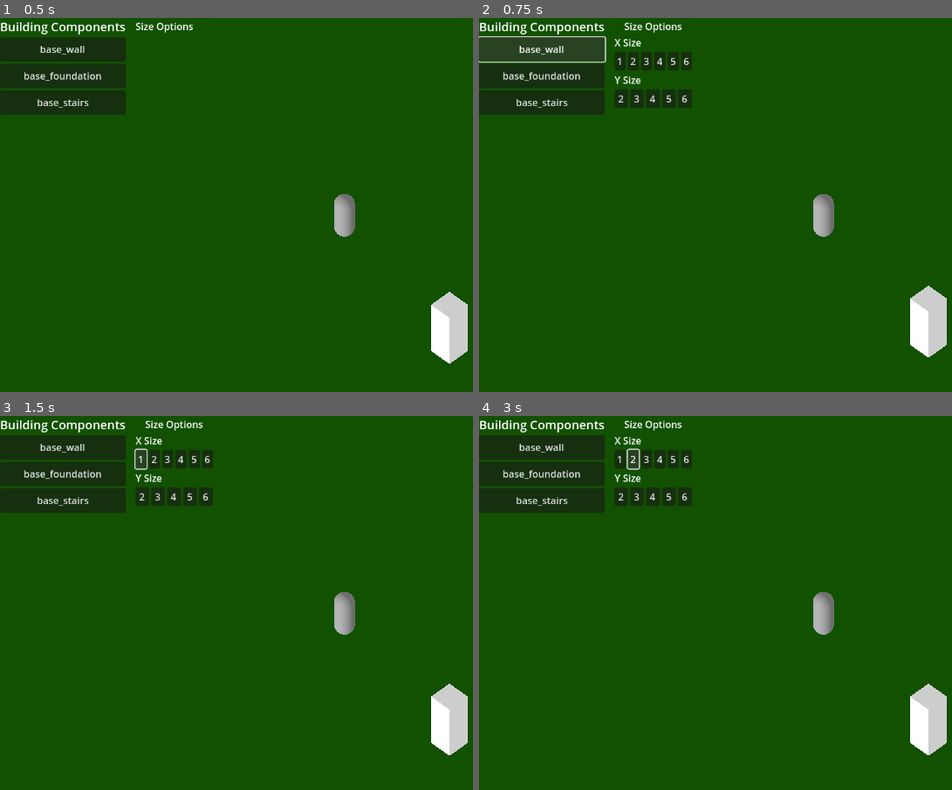
Above: before the commit, frames 1-4 (two rows, left to right).
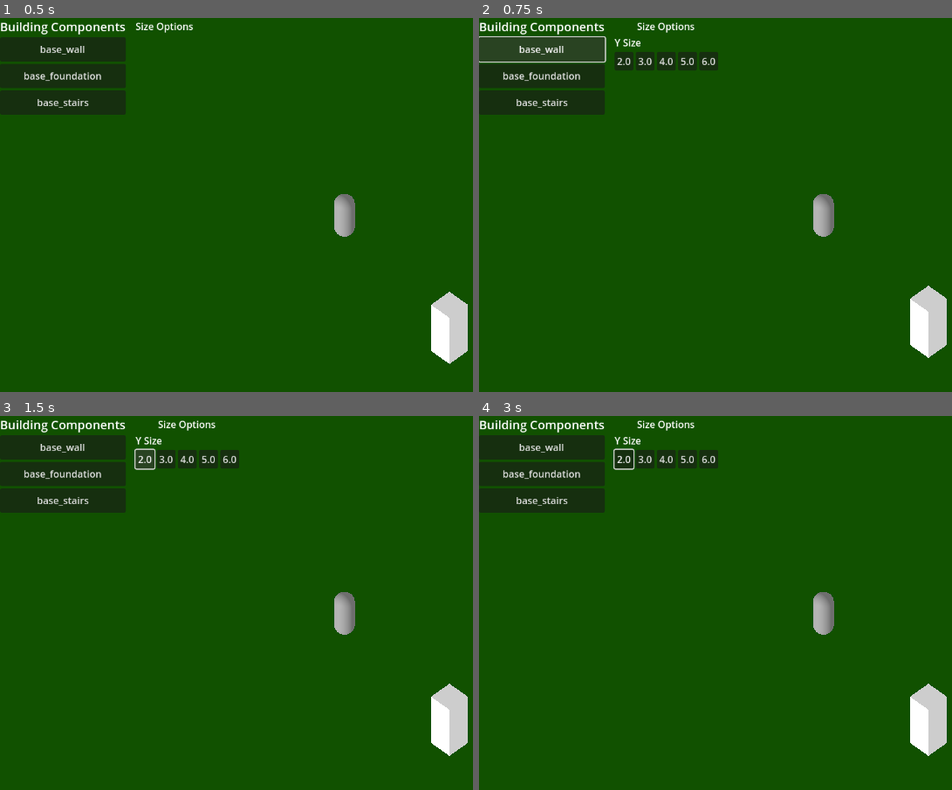
Above: after the commit, the same moments.

Repository: tarabaramaksym/godot-isometric-builder
Game: Godot game, scene res://main.tscn
Two runs of this game, one before a commit and one after it. Both use one fixed random seed, a clock stepped at 60 frames per second and the inputs below.
Inputs (mouse positions are in pixels of both pictures, inside the frame that each line leads up to):
- Up to frame 1 (0.5 s): no input
- Up to frame 2 (0.75 s): click "base_wall" at 0.5 s
- Up to frame 3 (1.5 s): click (141, 460) at 1.25 s, where only the run before the commit has a clickable "1"
- Up to frame 4 (3 s): click (625, 460) at 2 s, where only the run after the commit has a clickable "2.0"; click (635, 460) at 2.75 s, where only the run before the commit has a clickable "2"

Frame 1 is identical in both runs. In frame 2, 1.5% of the frame differs, in the area x 28-99%, y 1-91%; in frame 3, 1.6%; in frame 4, 1.6%.

Commit message:
0.0.2 - Changing placement to drag mode

Diff:
--- a/assets/json/building/house-components.json
+++ b/assets/json/building/house-components.json
@@ -4,12 +4,9 @@
     "mesh_type": "simple",
     "mesh": "BoxMesh3D",
     "base_mesh_size": [1, 4, 1],
+    "sizing_type": "directional",
     "size_options": [
       {
-        "x": {
-          "min": 1,
-          "max": 6
-        },
         "y": {
           "min": 2,
           "max": 6
@@ -23,19 +20,12 @@
     "mesh_type": "simple",
     "mesh": "BoxMesh3D",
     "base_mesh_size": [1, 0.5, 1],
+    "sizing_type": "area",
     "size_options": [
       {
-        "x": {
-          "min": 1,
-          "max": 4
-        },
         "y": {
           "min": 0.5,
           "max": 2
-        },
-        "z": {
-          "min": 1,
-          "max": 4
         }
       }
     ],
@@ -44,6 +34,7 @@
   "base_stairs": {
     "name": "base_stairs",
     "mesh_type": "array",
+    "sizing_type": "directional",
     "mesh": [
       {
         "mesh_type": "simple",
--- a/component/building/building_builder.gd
+++ b/component/building/building_builder.gd
@@ -191,7 +191,7 @@
 	parent_node.add_child(root)
 	return root
 
-func create_simple_mesh(root_node: Node3D, component_data: Dictionary, is_preview = false):
+func create_simple_mesh(root_node: Node3D, component_data: Dictionary, is_preview = false, is_drag_preview = false):
 	# Create the specified mesh type
 	var meshChild
 	if component_data.mesh == "BoxMesh3D":
@@ -237,8 +237,9 @@
 
 	mesh_instance.material_override = material
 
-	# If no y-centered mesh, add an offset
-	if not "position" in component_data:
+	# If no y-centered mesh, add an offset ONLY for non-drag previews
+	# For drag previews, this will be handled by the main script
+	if not "position" in component_data and not is_drag_preview:
 		# Half height offset to place bottom face at y=0
 		root_node.transform.origin.y = (meshChild.size.y / 2) - 0.5
 
@@ -339,3 +340,27 @@
 	if preview_instance:
 		preview_instance.rotation_degrees.y = current_rotation
 	print("Rotated to: ", current_rotation, " degrees")
+
+# Create a preview instance without adding it to the scene, but without position adjustments
+func create_preview_instance() -> Node3D:
+	# If no valid component, exit
+	if GlobalBuilding.selected_component.is_empty() or not building_components.has(GlobalBuilding.selected_component):
+		return null
+
+	# Create new preview
+	var component_data = building_components[GlobalBuilding.selected_component]
+	var preview = StaticBody3D.new()
+	preview.name = "DragPreviewMesh"
+
+	# Apply current rotation
+	preview.rotation_degrees.y = current_rotation
+
+	# Create mesh based on component type, but DO NOT apply position offset in create_simple_mesh
+	# The offset will be applied by the caller
+	var is_drag_preview = true
+	if component_data.mesh_type == "simple":
+		create_simple_mesh(preview, component_data, true, is_drag_preview)
+	elif component_data.mesh_type == "array":
+		create_array_mesh(preview, component_data, true)
+
+	return preview
--- a/main.gd
+++ b/main.gd
@@ -6,6 +6,12 @@
 @onready var gridmap = $GridMap
 @onready var building_builder = $BuildingBuilder
 
+# Drag building state
+var is_dragging = false
+var drag_start_position = Vector3.ZERO
+var drag_current_position = Vector3.ZERO
+var drag_previews = []  # Array to store preview instances for dragging
+
 func _ready():
 	# If BuildingBuilder isn't already in the scene, create it
 	if not building_builder:
@@ -16,8 +22,8 @@
 	if highlight:
 		highlight.visible = false
 
-func add_mesh(bodyPosition: Vector3):
-	building_builder.add_mesh(bodyPosition, gridmap)
+func add_mesh(position: Vector3):
+	building_builder.add_mesh(position, gridmap)
 
 var debug_output ='';
 
@@ -33,9 +39,10 @@
 		print('rotate')
 
 	if GlobalBuilding.ui_interaction:
-		building_builder.clear_preview()
+		clear_all_previews()
 		return
 
+	# Get mouse ray
 	var mouse_pos = get_viewport().get_mouse_position()
 	var from = camera.project_ray_origin(mouse_pos)
 	var to = from + camera.project_ray_normal(mouse_pos) * 1000
@@ -47,39 +54,172 @@
 
 	var result = space_state.intersect_ray(physics)
 
-	if result and result.collider == plane:
+	# Handle dragging and placement
+	if result and (result.collider == plane or (result.collider is StaticBody3D and result.normal.dot(Vector3.UP) > 0.99)):
 		var world_pos = result.position
 		var cell = gridmap.local_to_map(world_pos)
 		var cell_world_pos = gridmap.map_to_local(cell)
 
-		if not GlobalBuilding.selected_component.is_empty():
+		# Get component sizing type
+		var sizing_type = get_component_sizing_type()
+
+		# Start dragging on left click (if component allows dragging)
+		if Input.is_action_just_pressed("ui_left_click") and not is_dragging and not GlobalBuilding.selected_component.is_empty():
+			if sizing_type != "single":
+				is_dragging = true
+				drag_start_position = cell_world_pos
+				drag_current_position = cell_world_pos
+				update_drag_previews()
+			else:
+				# For single placement, just place directly
+				add_mesh(cell_world_pos)
+
+		# Update drag position while dragging
+		if is_dragging:
+			drag_current_position = cell_world_pos
+			update_drag_previews()
+
+		# End dragging and place objects
+		if Input.is_action_just_released("ui_left_click") and is_dragging:
+			place_dragged_components()
+			is_dragging = false
+			clear_all_previews()
+
+		# Show regular preview when not dragging
+		if not is_dragging and not GlobalBuilding.selected_component.is_empty():
 			if not building_builder.has_preview():
 				building_builder.update_preview()
 			building_builder.update_preview_position(cell_world_pos)
-
-		if Input.is_action_just_pressed("ui_left_click"):
-			if not has_mesh_at_position(cell_world_pos):
-				add_mesh(cell_world_pos)
-
-	elif result and result.collider is StaticBody3D:
-		var normal = result.normal
-		# Only allow placement on top surfaces
-		if normal.dot(Vector3.UP) > 0.99:
-			var world_pos = result.position
-			var cell = gridmap.local_to_map(world_pos)
-			var cell_world_pos = gridmap.map_to_local(cell)
-
-			# Update preview position
-			if not GlobalBuilding.selected_component.is_empty():
-
-				if not building_builder.has_preview():
-					building_builder.update_preview()
-				building_builder.update_preview_position(cell_world_pos)
-
-			if Input.is_action_just_pressed("ui_left_click"):
-				#if not has_mesh_at_position(cell_world_pos):
-				add_mesh(cell_world_pos)
+	else:
+		# Clear preview when not pointing at valid surface
+		if not is_dragging:
+			building_builder.clear_preview()
+
+		# End drag if released outside valid area
+		if Input.is_action_just_released("ui_left_click") and is_dragging:
+			is_dragging = false
+			clear_all_previews()
+
+# Get the sizing type of the current component
+func get_component_sizing_type() -> String:
+	if GlobalBuilding.selected_component.is_empty():
+		return "single"
+
+	var component_data = building_builder.building_components.get(GlobalBuilding.selected_component)
+	if component_data:
+		return component_data.get("sizing_type", "single")
+
+	return "single"
+
+# Update preview meshes along the drag line
+func update_drag_previews():
+	# Clear existing previews
+	clear_all_previews()
+
+	# Calculate cells in the drag area
+	var cells = get_cells_in_drag()
+
+	# Create a preview for each cell
+	for cell_pos in cells:
+		create_drag_preview(cell_pos)
+
+# Get all grid cells between drag start and current position
+func get_cells_in_drag() -> Array:
+	var cells = []
+
+	# Get grid coordinates
+	var start_cell = gridmap.local_to_map(drag_start_position)
+	var end_cell = gridmap.local_to_map(drag_current_position)
+
+	# Get sizing type to determine behavior
+	var sizing_type = get_component_sizing_type()
+
+	if sizing_type == "directional":
+		# Directional: Allow stretching in only one direction (X or Z)
+		var diff_x = end_cell.x - start_cell.x
+		var diff_z = end_cell.z - start_cell.z
+
+		# Determine primary direction (largest difference)
+		if abs(diff_x) >= abs(diff_z):
+			# X-direction drag
+			var x_min = min(start_cell.x, end_cell.x)
+			var x_max = max(start_cell.x, end_cell.x)
+
+			for x in range(x_min, x_max + 1):
+				var cell_pos = gridmap.map_to_local(Vector3i(x, start_cell.y, start_cell.z))
+				cells.append(cell_pos)
 		else:
-			building_builder.clear_preview()
-	else:
-		building_builder.clear_preview()
+			# Z-direction drag
+			var z_min = min(start_cell.z, end_cell.z)
+			var z_max = max(start_cell.z, end_cell.z)
+
+			for z in range(z_min, z_max + 1):
+				var cell_pos = gridmap.map_to_local(Vector3i(start_cell.x, start_cell.y, z))
+				cells.append(cell_pos)
+
+	elif sizing_type == "area":
+		# Area: Allow stretching in both X and Z directions (2D rectangle)
+		var x_min = min(start_cell.x, end_cell.x)
+		var x_max = max(start_cell.x, end_cell.x)
+		var z_min = min(start_cell.z, end_cell.z)
+		var z_max = max(start_cell.z, end_cell.z)
+
+		for x in range(x_min, x_max + 1):
+			for z in range(z_min, z_max + 1):
+				var cell_pos = gridmap.map_to_local(Vector3i(x, start_cell.y, z))
+				cells.append(cell_pos)
+
+	else: # "single" or default
+		# Single: Only place at start position
+		cells.append(drag_start_position)
+
+	return cells
+
+# Create a single preview at the specified position
+func create_drag_preview(position: Vector3):
+	if GlobalBuilding.selected_component.is_empty():
+		return
+
+	# Get component data
+	var component_data = building_builder.building_components.get(GlobalBuilding.selected_component)
+	if not component_data:
+		return
+
+	# Create preview instance
+	var preview = building_builder.create_preview_instance()
+	if preview:
+		# Calculate grid offset
+		var offset = building_builder.calculate_grid_offset(component_data)
+
+		# Set the base position with grid offset
+		preview.transform.origin = position + offset
+
+		# Apply the same height adjustment used in regular preview
+		if component_data.mesh_type == "simple" and not "position" in component_data:
+			# Find mesh instance to get size
+			for child in preview.get_children():
+				if child is MeshInstance3D and child.mesh is BoxMesh:
+					# Apply the same height offset used in create_simple_mesh
+					preview.transform.origin.y += child.mesh.size.y / 2
+					break
+
+		# Add to scene and to our list
+		add_child(preview)
+		drag_previews.append(preview)
+
+# Clear all drag preview meshes
+func clear_all_previews():
+	for preview in drag_previews:
+		preview.queue_free()
+	drag_previews.clear()
+
+	# Also clear the standard preview
+	building_builder.clear_preview()
+
+# Place components at all preview positions
+func place_dragged_components():
+	var cells = get_cells_in_drag()
+
+	for cell_pos in cells:
+		if not has_mesh_at_position(cell_pos):
+			add_mesh(cell_pos)
--- a/main.tscn
+++ b/main.tscn
@@ -72,7 +72,7 @@
 skeleton = NodePath("../..")
 
 [node name="CollisionShape3D" type="CollisionShape3D" parent="CharacterBody3D"]
-transform = Transform3D(0.826631, 0, 0, 0, 1, 0, 0, 0, 0.865878, 0, 0, 0)
+transform = Transform3D(0.8, 0, 0, 0, 0.8, 0, 0, 0, 0.8, 0, -0.205746, 0)
 shape = SubResource("CapsuleShape3D_0xm2m")
 
 [node name="Pivot" type="Node3D" parent="CharacterBody3D"]
--- a/ui/building/building_size_ui.gd
+++ b/ui/building/building_size_ui.gd
@@ -60,17 +60,23 @@
         axis_container.add_child(buttons_container)
 
         # Add buttons for each size option
-        for size_value in range(axis_data.min, axis_data.max + 1):
+        var current_value = axis_data.min
+        var step = 0.5 if current_value < 1 else 1  # Use 0.5 steps for values below 1
+
+        while current_value <= axis_data.max:
             var button = Button.new()
-            button.text = str(size_value)
+            button.text = str(current_value)
             button.size_flags_horizontal = Control.SIZE_EXPAND_FILL
-            button.pressed.connect(_on_size_button_pressed.bind(axis, size_value))
+            button.pressed.connect(_on_size_button_pressed.bind(axis, current_value))
 
             # Add mouse enter/exit events to each button
             button.mouse_entered.connect(_on_mouse_entered)
             button.mouse_exited.connect(_on_mouse_exited)
 
             buttons_container.add_child(button)
+
+            # Increment by step
+            current_value += step
 
 func _on_size_button_pressed(axis, value):
     if building_builder:
